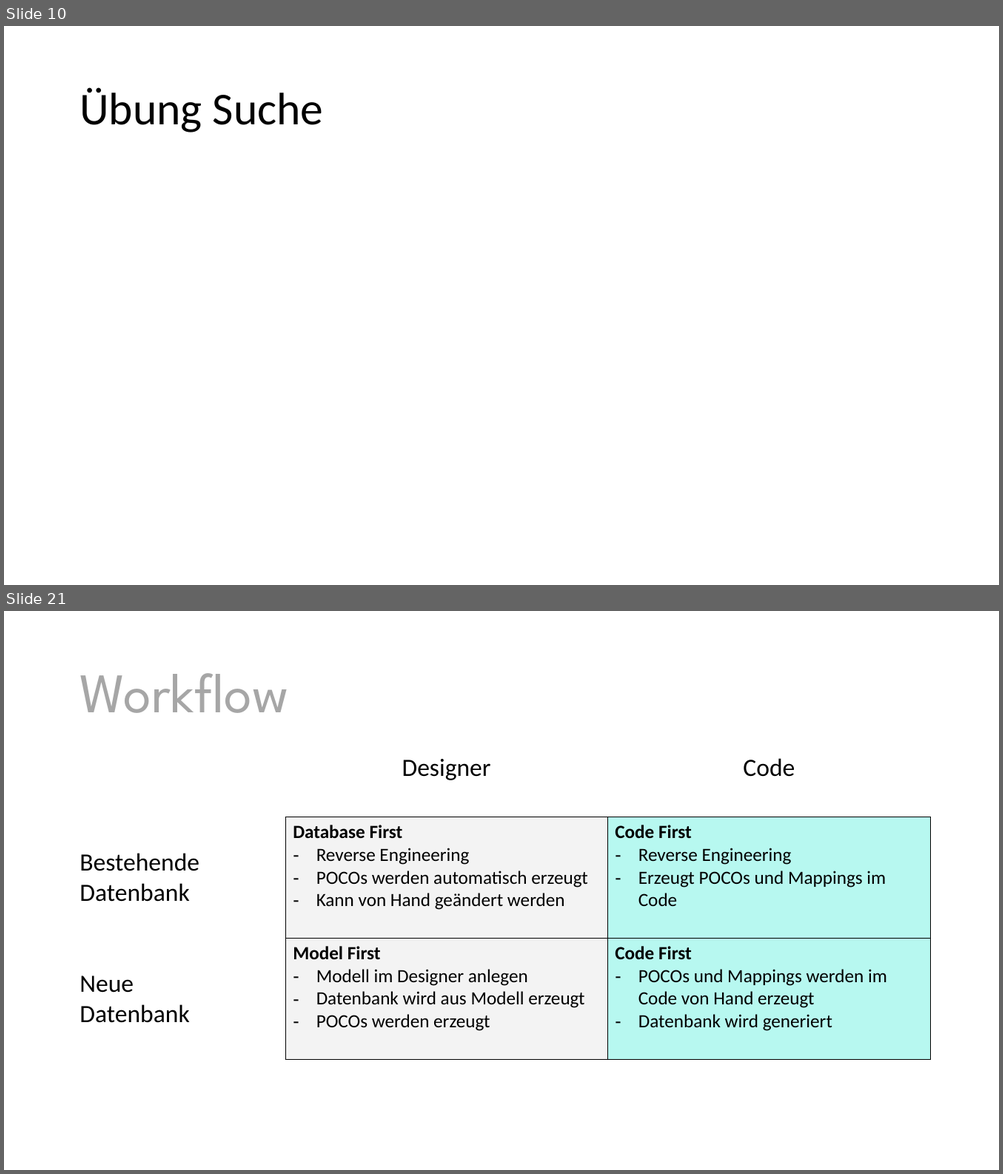
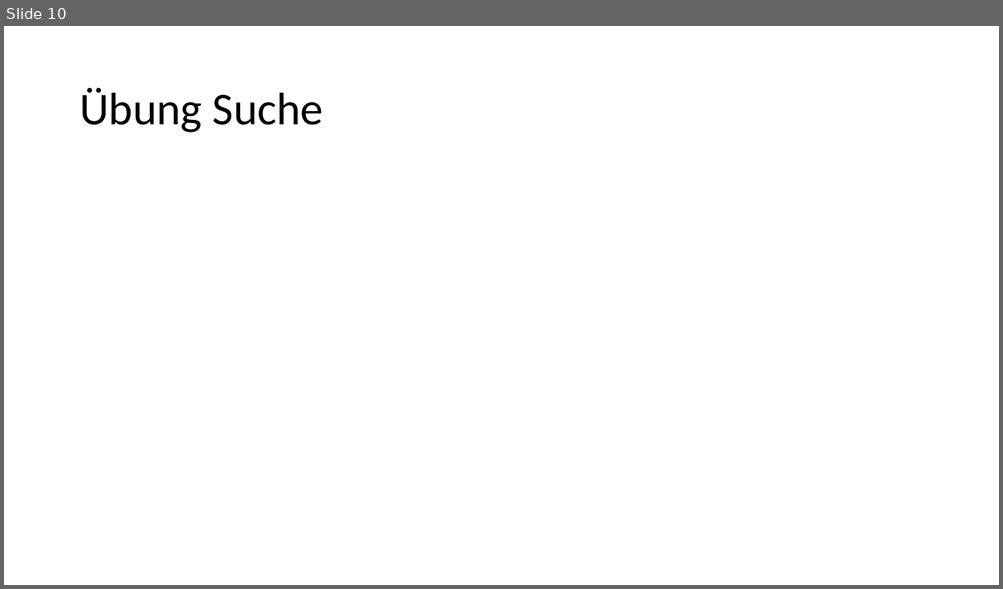
Before and after one commit to ppedvAG/WebformsKurs, a slide deck: 08ManagingDataAccess.pptx. Shown one above the other, each under a label of ours: slides 10 and 21 before the commit, slide 10 after it; the slides between them are not shown. The pictures are 1003x1174 and 1003x589 pixels, drawn with LibreOffice and Linux fonts; fonts in the diff are those of the drawing. Boxes give left, top, right and bottom in pixels: in the first picture for what was removed or moved away, otherwise in the second. Text is boxed around its words. In the diff, an @@ line names an element or a change of style, - is before the commit and + after.

```diff
--- a/08ManagingDataAccess.pptx
+++ b/08ManagingDataAccess.pptx
@@ slide 21 removed at box(4, 611, 999, 1170), background #FFFFFF @@
@@ title removed at box(79, 673, 288, 713) @@
-Workflow
@@ table removed at box(73, 749, 931, 1055), 3 rows, 3 columns @@
- | Designer | Code
-Bestehende / Datenbank | Database First / Reverse Engineering / POCOs werden automatisch erzeugt / Kann von Hand geändert werden | Code First / Reverse Engineering / Erzeugt POCOs und Mappings im Code
-Neue / Datenbank | Model First / Modell im Designer anlegen / Datenbank wird aus Modell erzeugt / POCOs werden erzeugt | Code First / POCOs und Mappings werden im Code von Hand erzeugt / Datenbank wird generiert
```
Also in this commit, not shown: 1 slide changed, 4 slides added, 16 other slides removed, 34 other files.
